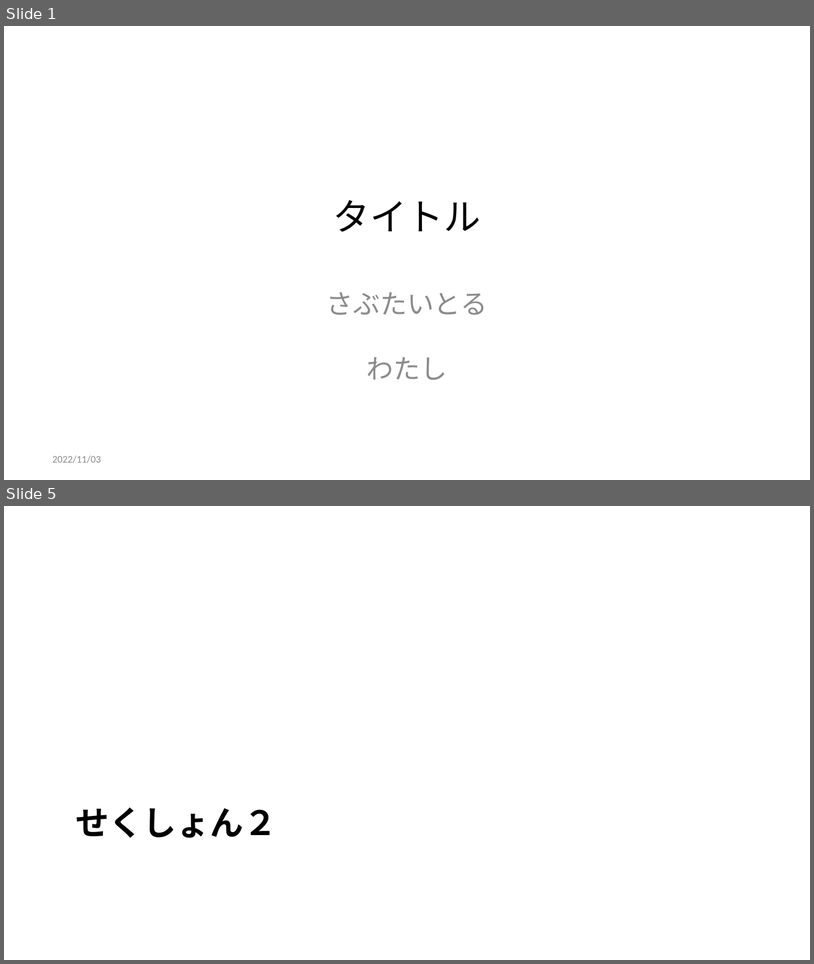
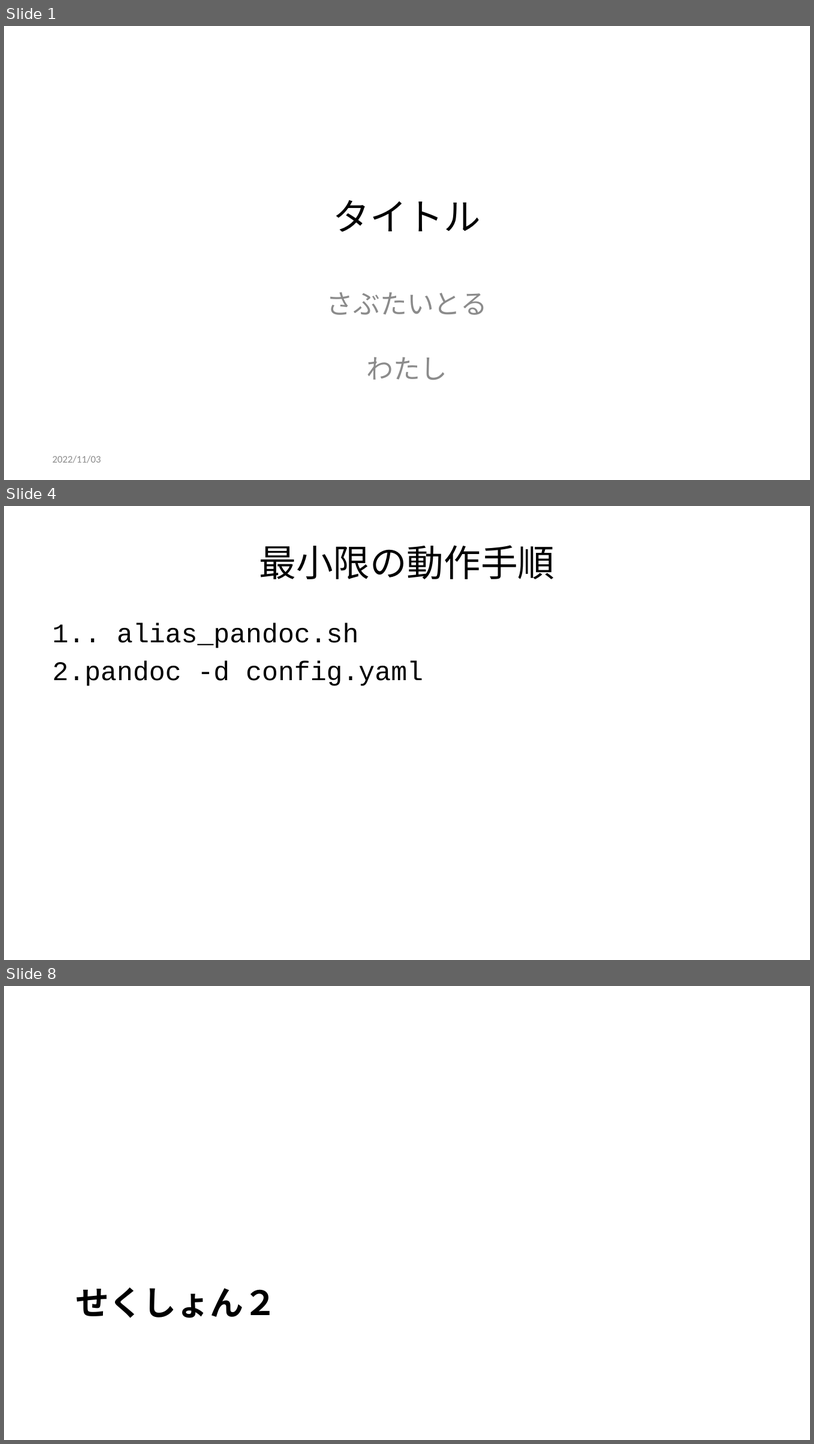
Before and after one commit to kfjt/md2pptxJP, a slide deck: outfile.pptx. Shown one above the other, each under a label of ours: slides 1 and 5 before the commit, slides 1, 4 and 8 after it; the slides between them are not shown. The pictures are 814x964 and 814x1444 pixels, drawn with LibreOffice and Linux fonts; fonts in the diff are those of the drawing. Boxes give left, top, right and bottom in pixels: in the first picture for what was removed or moved away, otherwise in the second. Text is boxed around its words. In the diff, an @@ line names an element or a change of style, - is before the commit and + after.

```diff
--- a/outfile.pptx
+++ b/outfile.pptx
@@ slide 4 added at (4,506,810,960), background #FFFFFF @@
@@ title added at (260,545,555,579), 33 pt, text #000000 @@
+最小限の動作手順
@@ text added at (53,624,423,686), 24 pt, text #000000 @@
+1. . alias_pandoc.sh
+2. pandoc -d config.yaml
@@ what was slide 5 is now slide 8 @@
```
Also in this commit, not shown: 4 slides changed, 3 other slides added, 3 slides removed, 6 other files.
